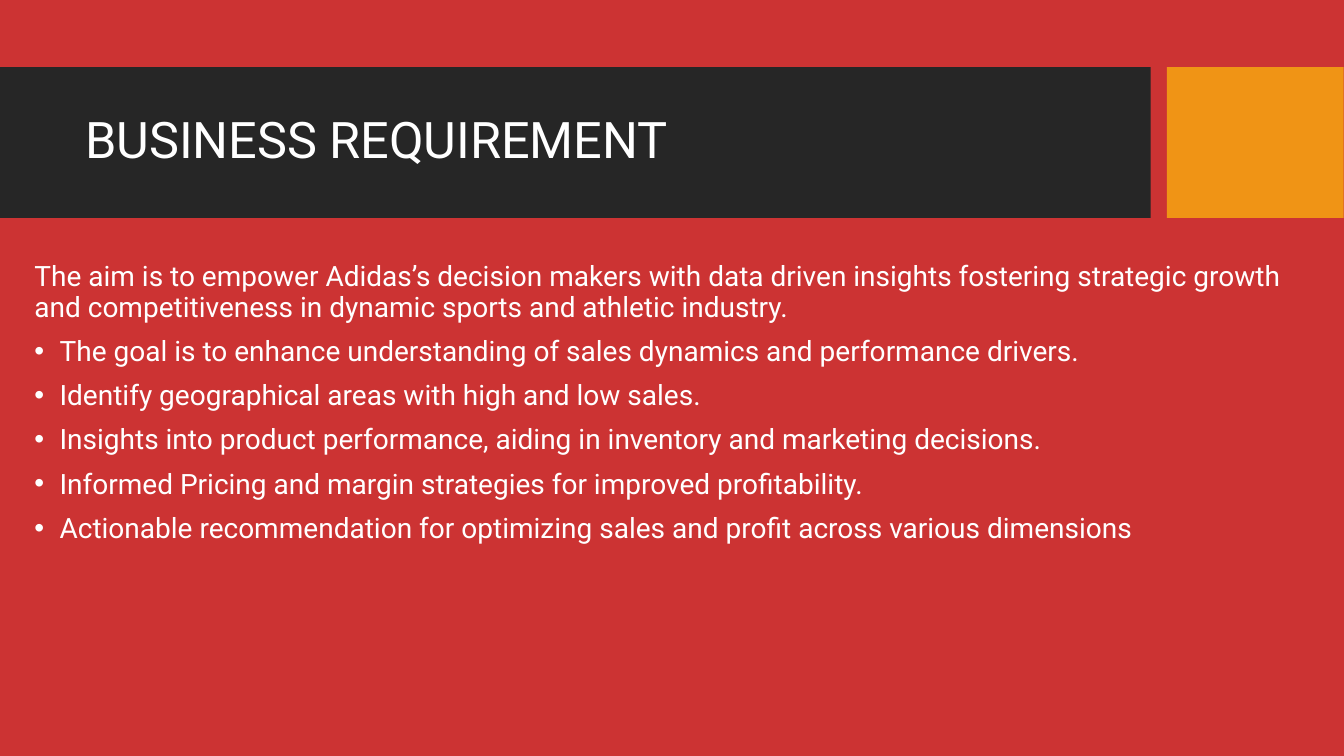
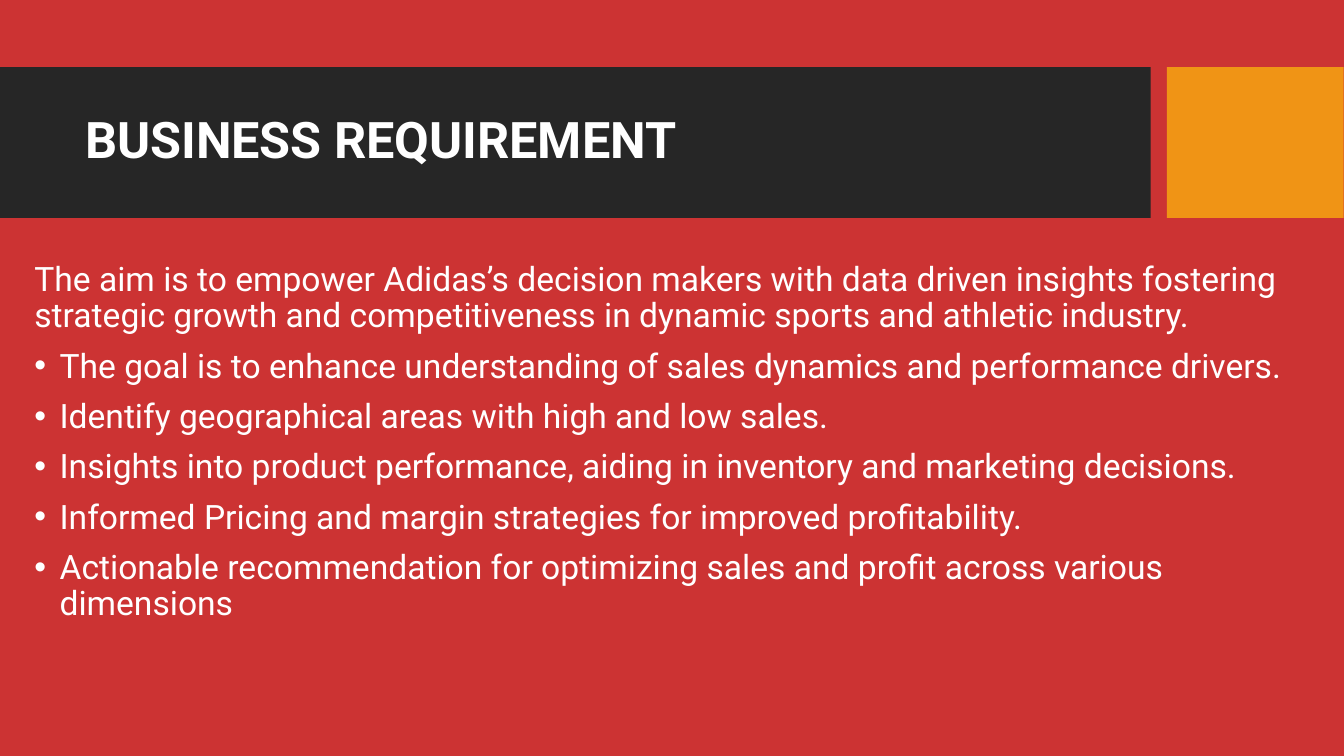
Before and after one commit to MaureenKamore/Adidas-Sales-Analysis, a slide deck: slide 2 of ADIDAS SALES ANALYSIS PROJECTS.pptx. Drawn at 1344x756 pixels with LibreOffice and Linux fonts; fonts in the diff are those of the drawing; background and template pictures are left out. Boxes give left, top, right and bottom in pixels: in the first picture for what was removed or moved away, otherwise in the second. Text is boxed around its words. In the diff, an @@ line names an element or a change of style, - is before the commit and + after.

```diff
--- a/ADIDAS SALES ANALYSIS PROJECTS.pptx
+++ b/ADIDAS SALES ANALYSIS PROJECTS.pptx
@@ title "BUSINESS REQUIREMENT" at box(85, 121, 676, 164): bold on @@
@@ text "The aim is to empower ..." at box(34, 265, 1281, 616): size 20 to 24 pt @@
```
Also in this commit, not shown: 5 other slides changed, 3 slides added, 4 slides removed.
